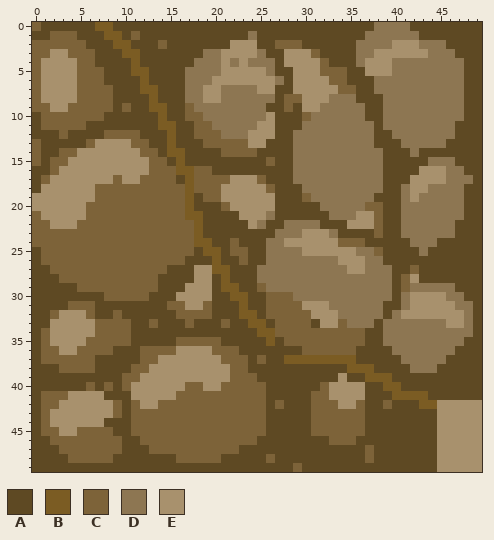
One commit to this pixel-art sprite: assets/surfaces/hill3.png. Above: the version before the commit.
The file is 50x50 pixels.
Palette (. is transparent): A #5e4923  B #7b5c23  C #7d6339  D #8d7652  E #a8916d
Pixels before (only the part around the change), first column x 0:
 0 CAAAAAABBAAAAAAAAAAAAAAAAAAAAAAAAAAAAADDDDAAAAAAAA
 1 AACCCAAABBACAAAAAAAAAAAADAAAAAAAAAAAADDDDDDAAAAAAA
 2 CCCCCCAAABBAAACAAAAAAAEEEAACCCAAAAAADDDDEEEDDDAAAA
 3 CCEECCCAAABBAAAAAAADDEEEEDAAEEECAAAADDEEEEEEDDDAAA
 4 CEEEECCAAAABAAAAAADDDEDEDDDAEEEECAAADEEEDDDDDDDDAA
 5 CEEEECCCAAABBAAAADDDDEEEEEDAAEEECCCAAEEEDDDDDDDDAA
 6 CEEEECCCAAAABAAAADDDEEEEEEEDAEEEECCAAADDDDDDDDDDAA
 7 CEEEECCCCAAABBAAADDEEDDDDEEAAEEEEECCAADDDDDDDDDDAA
 8 CEEEECCCCAAAABAAADDEEDDDDDDACCEEEDDDAAADDDDDDDDDAA
 9 CCEECCCCCACAABBAACDDDDDDDDAACAEEDDDDDAADDDDDDDDDAA
10 ACCCCCCCAAAAAABAACCDDDDDDDEAAACDDDDDDAADDDDDDDDDAA
11 ACCCCCAAAAAAAABBAACCDDDDDEEAAADDDDDDDDADDDDDDDDAAA
12 AAACAAAACCCCAAABAACCCDDDEEEAADDDDDDDDDAADDDDDDDAAA
13 CAAAAACEEEECCAABAAACCCCCEEAAADDDDDDDDDAAADDDDDAAAA
14 CAACCEEEEEEECCABBAAAACCCCAAAADDDDDDDDDDAAADAAAAAAA
15 CACCEEEEEEEEECCABAAAAAAAAACAADDDDDDDDDDAAAAADDDAAA
16 AACEEEEEEEEEECCCBBCCAAAAAAAAADDDDDDDDDDAAAAEEEDDAA
17 ACEEEEEEECEECCCCABCCCCEEECAAADDDDDDDDDDAAAEEEEDDDA
18 AEEEEEECCCCCCCCCCBCCCEEEEECAAADDDDDDDDDAADEEDDDDAA
19 EEEEEEECCCCCCCCCCBACCEEEEEEAAACDDDDDDDAAADEDDDDDAA
20 EEEEEECCCCCCCCCCCBAAACEEEEEAAAAADDDDDCCAADDDDDDDAA
21 CEEEEECCCCCCCCCCCBBAAAAEEEDAAAAAADDDEECAADDDDDDDAA
22 CCEEECCCCCCCCCCCCCBAAAAAEDAADDDDAAAEEECAADDDDDDAAA
23 CCCCCCCCCCCCCCCCCCBAAAAAAAADDDEEEDAAAACAADDDDDDAAA
24 CCCCCCCCCCCCCCCCCCBBAACAAADDEEEEEECCCAAAAADDDAAAAA
25 ACCCCCCCCCCCCCCCCCABBACCAADDDDEEEEEEDDCAAAADAAAAAA
26 ACCCCCCCCCCCCCCCCAAABAACAADDDDDDDDEEEDDAAAAAAAAAAA
27 AACCCCCCCCCCCCCAAAEEBBAAADDDDDDDDDDEEDDDAACAAAAAAA
28 AAACCCCCCCCCCCAAAAEEABAAADDDDDDDDDDDDDDDACEAAAAAAA
29 AAAAACCCCCCCCCAAAEEEABBAACDDDDDDDDDDDDDDACDDDDDAAA
30 AAAAAAAACCCCCAAAEEEEAABBAACCCDDDDDDDDDDDADEEEEDDAA
31 AAAACCCAAAAAAAACCEECAAABAACCCCEEEDDDDDDAADEEEEEDDA
32 AACEEECAACAAAAAACCCCAAABBACCCCCEEEDDDDDADEEEEEEEDA
33 AAEEEEECCCCAACAAACAAACAABBACCCCAEECDDDADDDDDDDEEDA
34 ACEEEEECCCCAAAAAAAAAAAAAABBCCCCCCCCCCAADDDDDDDDDDA
35 ACEEEECCCCCAAAAACCCCCAAAAABACCCCCCCCCAADDDDDDDDDAA
36 ACCEECCCCAAACCCCEEEECCCAAAAAAACCCCCCAAAADDDDDDDAAA
37 ACCCCCCAAAAACCEEEEEEECCCACAABBBBBBBBAAAAADDDDDAAAA
38 AAACCCCAAAACCEEEEEEEEECCAAAAAAAAAAABBBAAAADDDAAAAA
39 AAAAAAAAAACCEEEEEEEEEECCCAAAAAAAAAEAABBBAAAAAAAAAA
40 AAAAAACACACEEEEEECCEECCCCCAAAAAACEEEEAABBAAAAAAAAA
41 ACCCEEEEAAAEEEEECCCCCCCCCCAAAAACCEEEEAAABBBBAAAAAA
42 ACCEEEEEECACEECCCCCCCCCCCCACAAACCCEECAACAAABBEEEEE
43 ACEEEEEEECACCCCCCCCCCCCCCCAAAAACCCCCCAAAAAAAAEEEEE
44 ACEEEEEEAAACCCCCCCCCCCCCCCAAAAACCCCCCAAAAAAAAEEEEE
45 ACCEECCCCAACCCCCCCCCCCCCCCAAAAACCCCCCAAAAAAAAEEEEE
46 AACCCCCCCCAACCCCCCCCCCCCCAAAAAAAACCCAAAAAAAAAEEEEE
47 AAACCCCCCCAAACCCCCCCCCCAAAAAAAAAAAAAACAAAAAAAEEEEE
48 AAAACCCCCAAAAAAACCCCCAAAAACAAAAAAAAAACAAAAAAAEEEEE
49 AAAAAAAAAAAAAAAAAAAAAAAAAAAAACAAAAAAAAAAAAAAAEEEEE
Once edited:
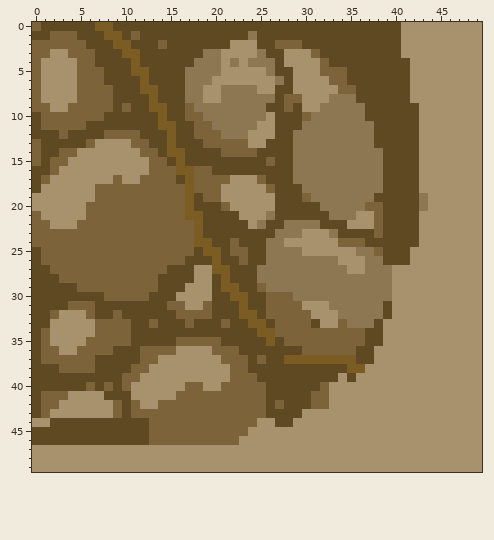
From old to new:
Changed rows in their new state; - is an unchanged pixel.
first column x 0:
 0 --------------------------------------AAAEEEEEEEEE
 1 -------------------------------------AAAAEEEEEEEEE
 2 ------------------------------------AAAAA--EEEEEEE
 3 ------------------------------------AAAAA---EEEEEE
 4 ------------------------------------AAAAAAEEEEEEEE
 5 -------------------------------------AAAAAEEEEEEEE
 6 --------------------------------------AAAAEEEEEEEE
 7 --------------------------------------AAAAEEEEEEEE
 8 ---------------------------------------AAAEEEEEEEE
 9 ---------------------------------------AAAAEEEEEEE
10 ---------------------------------------AAAAEEEEEEE
11 ---------------------------------------AAAAEEEEEEE
12 ----------------------------------------AAAEEEEEEE
13 -----------------------------------------AAEEEEEEE
14 ------------------------------------------AEEEEEEE
15 -------------------------------------------EEEEEEE
16 ----------------------------------------------EEEE
17 ------------------------------------------A---EEEE
18 -----------------------------------------AA-EEEEEE
19 -----------------------------------------AA-EEEEEE
20 -----------------------------------------AA-EEEEEE
21 -----------------------------------------AAEEEEEEE
22 -----------------------------------------AAEEEEEEE
23 -----------------------------------------AAEEEEEEE
24 ------------------------------------------AEEEEEEE
25 ------------------------------------------EEEEEEEE
26 ------------------------------------------EEEEEEEE
27 ----------------------------------------EEEEEEEEEE
28 ----------------------------------------EE-EEEEEEE
29 ----------------------------------------EEEEEEEEEE
30 ----------------------------------------EE----EEEE
31 ----------------------------------------EE-----EEE
32 ----------------------------------------E-------EE
33 ---------------------------------------EEEEEEE--EE
34 ---------------------------------------EEEEEEEEEEE
35 ---------------------------------------EEEEEEEEEEE
36 --------------------------------------EEEEEEEEEEEE
37 --------------------------------------EEEEEEEEEEEE
38 -------------------------------------EEEEEEEEEEEEE
39 ------------------------------------EEEEEEEEEEEEEE
40 -------------------------------------EEEEEEEEEEEEE
41 -------------------------------------EEEEEEEEEEEEE
42 ---------------------------------E--EEEEEEEEE-----
43 ------------------------------EEEEEEEEEEEEEEE-----
44 EEAAAAAA---AA------------EE--EEEEEEEEEEEEEEEE-----
45 -AAAAAAAA--AA-----------EEEEEEEEEEEEEEEEEEEEE-----
46 --AAAAAAAA--A----------EEEEEEEEEEEEEEEEEEEEEE-----
47 EEEEEEEEEEEEEEEEEEEEEEEEEEEEEEEEEEEEEEEEEEEEE-----
48 EEEEEEEEEEEEEEEEEEEEEEEEEEEEEEEEEEEEEEEEEEEEE-----
49 EEEEEEEEEEEEEEEEEEEEEEEEEEEEEEEEEEEEEEEEEEEEE-----
Changed places in both pictures, as pixel boxes (x1, y1, x2, y2):
changed: (32, 22, 482, 472)
